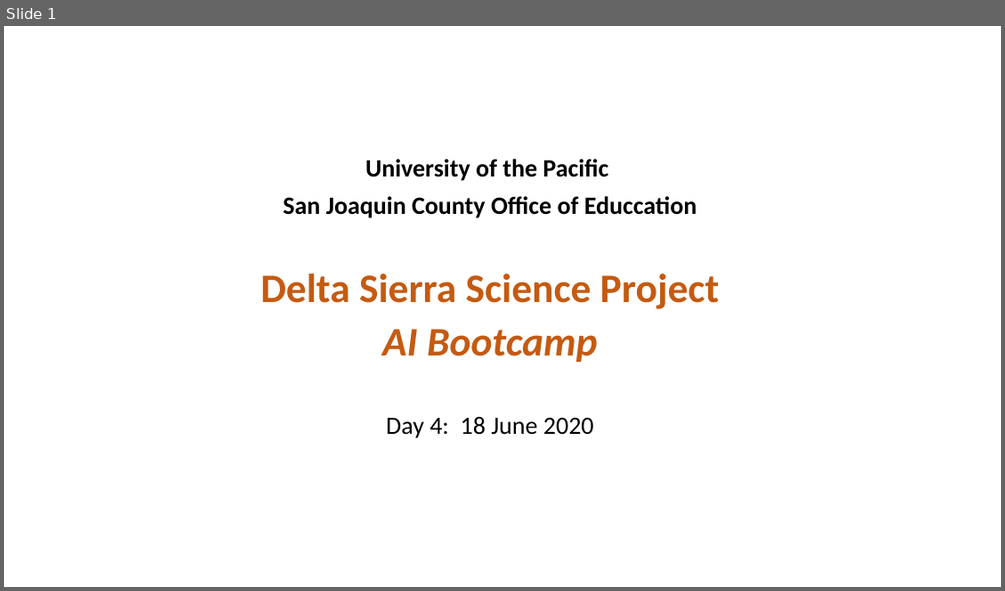
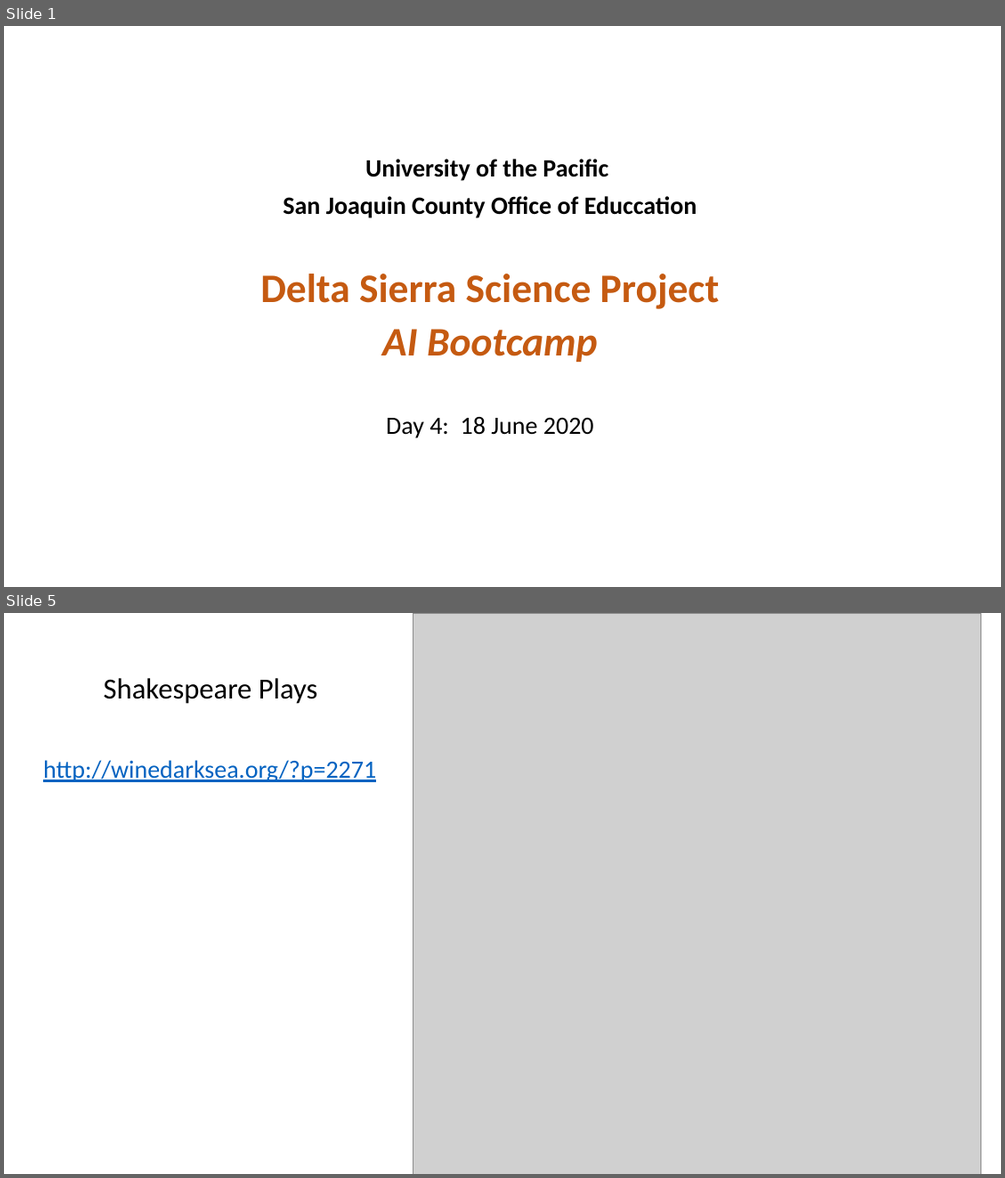
Before and after one commit to jehetrick/DSSP_AI_Institute, a slide deck: Day4.pptx. Shown one above the other, each under a label of ours: slide 1 before the commit, slides 1 and 5 after it; the slides between them are not shown. The pictures are 1005x591 and 1005x1178 pixels, drawn with LibreOffice and Linux fonts; fonts in the diff are those of the drawing; grey boxes stand for pictures. Boxes give left, top, right and bottom in pixels: in the first picture for what was removed or moved away, otherwise in the second. Text is boxed around its words. In the diff, an @@ line names an element or a change of style, - is before the commit and + after.

```diff
--- a/Day4.pptx
+++ b/Day4.pptx
@@ slide 5 added at (x1=4, y1=613, x2=1001, y2=1174), background #FFFFFF @@
@@ picture added at (x1=413, y1=613, x2=981, y2=1174) @@
@@ text added at (x1=104, y1=678, x2=318, y2=704), 28 pt, text #000000 @@
+Shakespeare Plays
@@ text added at (x1=43, y1=760, x2=376, y2=782), 24 pt, text #0563C1, underline @@
+http://winedarksea.org/?p=2271
```
Also in this commit, not shown: 1 slide changed, 3 other slides added.
